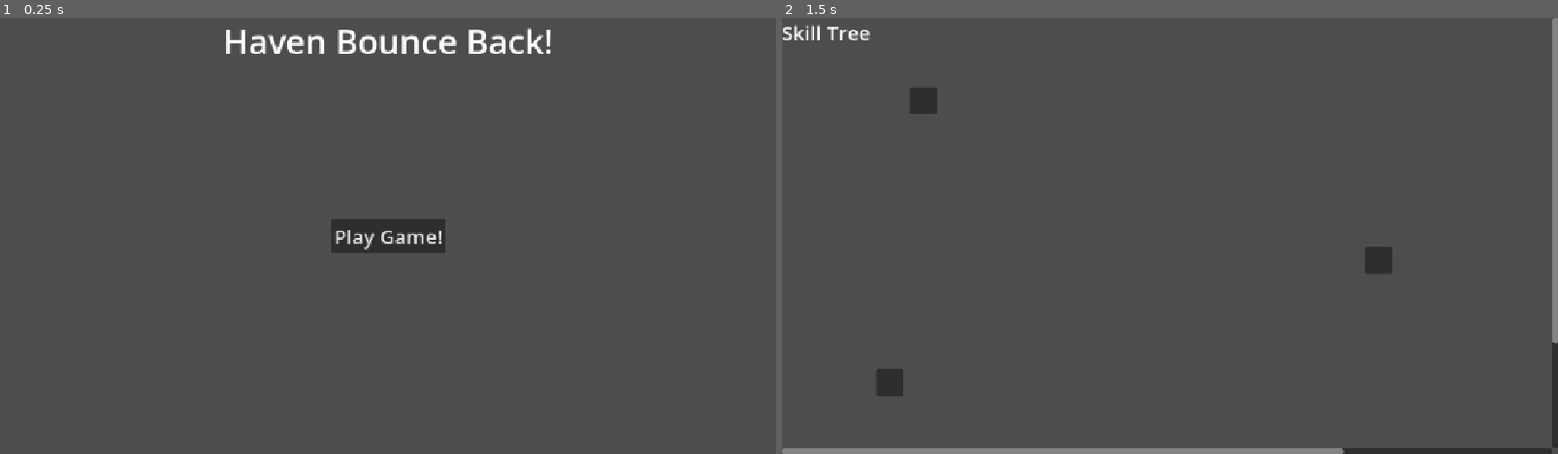
Above: before the commit, frames 1-2 (left to right).
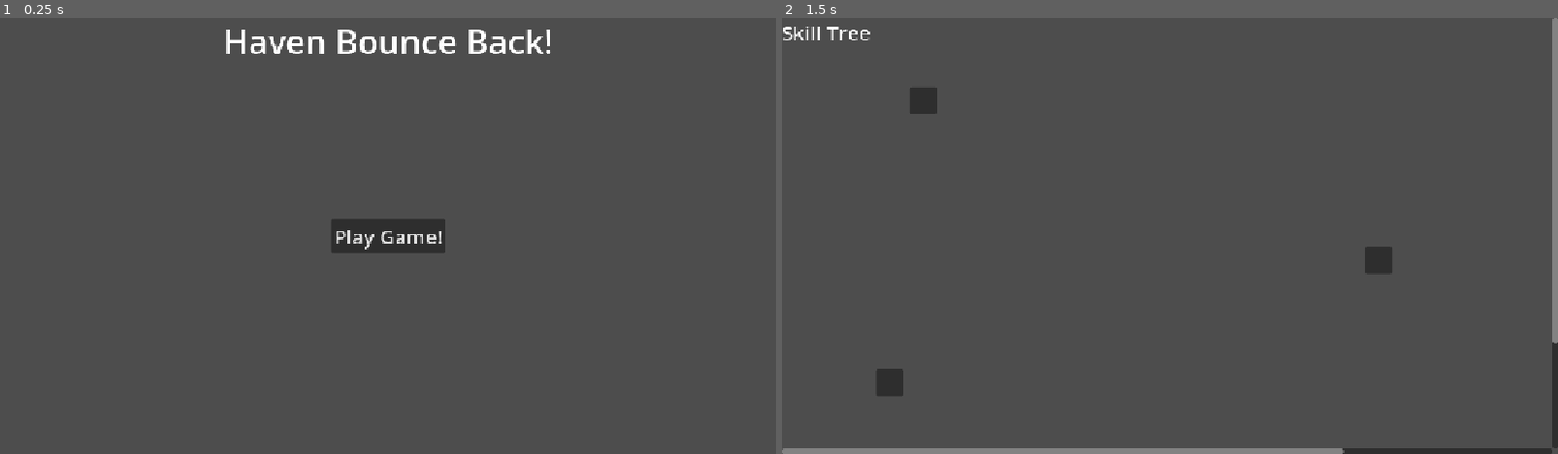
Above: after the commit, the same moments.

Repository: Auseawesome/HavenBounceBack
Game: Godot game, scene res://main.tscn
Two runs of this game, one before a commit and one after it. Both use one fixed random seed, a clock stepped at 60 frames per second and the inputs below.
Inputs:
- Up to frame 1 (0.25 s): no input
- Up to frame 2 (1.5 s): click "Play Game!" at 0.5 s; tap Enter at 1.25 s

The runs differ from the first frame. In frame 1, 0.4% of the frame differs, in the area x 29-71%, y 2-54%; in frame 2, less than 0.1%.

Commit message:
Add basic player with sprite and collision shape

Diff:
--- /dev/null
+++ b/player.tscn
@@ -0,0 +1,214 @@
+[gd_scene format=3 uid="uid://ca4ybc65x75lw"]
+
+[ext_resource type="Texture2D" uid="uid://b2t52fd3nved1" path="res://Slime1_Idle_with_shadow.png" id="1_4flbx"]
+
+[sub_resource type="PhysicsMaterial" id="PhysicsMaterial_udeww"]
+friction = 0.5
+bounce = 0.7
+
+[sub_resource type="AtlasTexture" id="AtlasTexture_onrkg"]
+atlas = ExtResource("1_4flbx")
+region = Rect2(0, 64, 64, 64)
+
+[sub_resource type="AtlasTexture" id="AtlasTexture_i3pqv"]
+atlas = ExtResource("1_4flbx")
+region = Rect2(64, 64, 64, 64)
+
+[sub_resource type="AtlasTexture" id="AtlasTexture_hqtel"]
+atlas = ExtResource("1_4flbx")
+region = Rect2(128, 64, 64, 64)
+
+[sub_resource type="AtlasTexture" id="AtlasTexture_sweqy"]
+atlas = ExtResource("1_4flbx")
+region = Rect2(192, 64, 64, 64)
+
+[sub_resource type="AtlasTexture" id="AtlasTexture_2hs0m"]
+atlas = ExtResource("1_4flbx")
+region = Rect2(256, 64, 64, 64)
+
+[sub_resource type="AtlasTexture" id="AtlasTexture_1jxqw"]
+atlas = ExtResource("1_4flbx")
+region = Rect2(320, 64, 64, 64)
+
+[sub_resource type="AtlasTexture" id="AtlasTexture_dw050"]
+atlas = ExtResource("1_4flbx")
+region = Rect2(0, 0, 64, 64)
+
+[sub_resource type="AtlasTexture" id="AtlasTexture_b26j0"]
+atlas = ExtResource("1_4flbx")
+region = Rect2(64, 0, 64, 64)
+
+[sub_resource type="AtlasTexture" id="AtlasTexture_n7ghd"]
+atlas = ExtResource("1_4flbx")
+region = Rect2(128, 0, 64, 64)
+
+[sub_resource type="AtlasTexture" id="AtlasTexture_nvl01"]
+atlas = ExtResource("1_4flbx")
+region = Rect2(192, 0, 64, 64)
+
+[sub_resource type="AtlasTexture" id="AtlasTexture_ivps1"]
+atlas = ExtResource("1_4flbx")
+region = Rect2(256, 0, 64, 64)
+
+[sub_resource type="AtlasTexture" id="AtlasTexture_urp6f"]
+atlas = ExtResource("1_4flbx")
+region = Rect2(320, 0, 64, 64)
+
+[sub_resource type="AtlasTexture" id="AtlasTexture_bwjto"]
+atlas = ExtResource("1_4flbx")
+region = Rect2(0, 128, 64, 64)
+
+[sub_resource type="AtlasTexture" id="AtlasTexture_606se"]
+atlas = ExtResource("1_4flbx")
+region = Rect2(64, 128, 64, 64)
+
+[sub_resource type="AtlasTexture" id="AtlasTexture_u1c27"]
+atlas = ExtResource("1_4flbx")
+region = Rect2(128, 128, 64, 64)
+
+[sub_resource type="AtlasTexture" id="AtlasTexture_op7ga"]
+atlas = ExtResource("1_4flbx")
+region = Rect2(192, 128, 64, 64)
+
+[sub_resource type="AtlasTexture" id="AtlasTexture_q13i1"]
+atlas = ExtResource("1_4flbx")
+region = Rect2(256, 128, 64, 64)
+
+[sub_resource type="AtlasTexture" id="AtlasTexture_pylmc"]
+atlas = ExtResource("1_4flbx")
+region = Rect2(320, 128, 64, 64)
+
+[sub_resource type="AtlasTexture" id="AtlasTexture_pbfsw"]
+atlas = ExtResource("1_4flbx")
+region = Rect2(0, 192, 64, 64)
+
+[sub_resource type="AtlasTexture" id="AtlasTexture_5tmop"]
+atlas = ExtResource("1_4flbx")
+region = Rect2(64, 192, 64, 64)
+
+[sub_resource type="AtlasTexture" id="AtlasTexture_7ahtn"]
+atlas = ExtResource("1_4flbx")
+region = Rect2(128, 192, 64, 64)
+
+[sub_resource type="AtlasTexture" id="AtlasTexture_7lmhl"]
+atlas = ExtResource("1_4flbx")
+region = Rect2(192, 192, 64, 64)
+
+[sub_resource type="AtlasTexture" id="AtlasTexture_dx0e4"]
+atlas = ExtResource("1_4flbx")
+region = Rect2(256, 192, 64, 64)
+
+[sub_resource type="AtlasTexture" id="AtlasTexture_jm5j8"]
+atlas = ExtResource("1_4flbx")
+region = Rect2(320, 192, 64, 64)
+
+[sub_resource type="SpriteFrames" id="SpriteFrames_0x1uw"]
+animations = [{
+"frames": [{
+"duration": 1.0,
+"texture": SubResource("AtlasTexture_onrkg")
+}, {
+"duration": 1.0,
+"texture": SubResource("AtlasTexture_i3pqv")
+}, {
+"duration": 1.0,
+"texture": SubResource("AtlasTexture_hqtel")
+}, {
+"duration": 1.0,
+"texture": SubResource("AtlasTexture_sweqy")
+}, {
+"duration": 1.0,
+"texture": SubResource("AtlasTexture_2hs0m")
+}, {
+"duration": 1.0,
+"texture": SubResource("AtlasTexture_1jxqw")
+}],
+"loop": 1,
+"name": &"idle_back",
+"speed": 6.0
+}, {
+"frames": [{
+"duration": 1.0,
+"texture": SubResource("AtlasTexture_dw050")
+}, {
+"duration": 1.0,
+"texture": SubResource("AtlasTexture_b26j0")
+}, {
+"duration": 1.0,
+"texture": SubResource("AtlasTexture_n7ghd")
+}, {
+"duration": 1.0,
+"texture": SubResource("AtlasTexture_nvl01")
+}, {
+"duration": 1.0,
+"texture": SubResource("AtlasTexture_ivps1")
+}, {
+"duration": 1.0,
+"texture": SubResource("AtlasTexture_urp6f")
+}],
+"loop": 1,
+"name": &"idle_front",
+"speed": 6.0
+}, {
+"frames": [{
+"duration": 1.0,
+"texture": SubResource("AtlasTexture_bwjto")
+}, {
+"duration": 1.0,
+"texture": SubResource("AtlasTexture_606se")
+}, {
+"duration": 1.0,
+"texture": SubResource("AtlasTexture_u1c27")
+}, {
+"duration": 1.0,
+"texture": SubResource("AtlasTexture_op7ga")
+}, {
+"duration": 1.0,
+"texture": SubResource("AtlasTexture_q13i1")
+}, {
+"duration": 1.0,
+"texture": SubResource("AtlasTexture_pylmc")
+}],
+"loop": 1,
+"name": &"idle_left",
+"speed": 6.0
+}, {
+"frames": [{
+"duration": 1.0,
+"texture": SubResource("AtlasTexture_pbfsw")
+}, {
+"duration": 1.0,
+"texture": SubResource("AtlasTexture_5tmop")
+}, {
+"duration": 1.0,
+"texture": SubResource("AtlasTexture_7ahtn")
+}, {
+"duration": 1.0,
+"texture": SubResource("AtlasTexture_7lmhl")
+}, {
+"duration": 1.0,
+"texture": SubResource("AtlasTexture_dx0e4")
+}, {
+"duration": 1.0,
+"texture": SubResource("AtlasTexture_jm5j8")
+}],
+"loop": 1,
+"name": &"idle_right",
+"speed": 6.0
+}]
+
+[sub_resource type="CapsuleShape2D" id="CapsuleShape2D_0x1uw"]
+radius = 7.0
+height = 16.0
+
+[node name="Player" type="RigidBody2D" unique_id=173866440]
+physics_material_override = SubResource("PhysicsMaterial_udeww")
+
+[node name="AnimatedSprite2D" type="AnimatedSprite2D" parent="." unique_id=1982680021]
+position = Vector2(0, -1)
+sprite_frames = SubResource("SpriteFrames_0x1uw")
+animation = &"idle_front"
+
+[node name="CollisionShape2D" type="CollisionShape2D" parent="." unique_id=1259458693]
+rotation = 1.5707964
+shape = SubResource("CapsuleShape2D_0x1uw")
--- a/project.godot
+++ b/project.godot
@@ -20,12 +20,17 @@
 window/stretch/mode="canvas_items"
 window/stretch/aspect="expand"
 
+[editor_plugins]
+
+enabled=PackedStringArray("res://addons/AsepriteWizard/plugin.cfg")
+
 [physics]
 
 3d/physics_engine="Jolt Physics"
 
 [rendering]
 
+textures/canvas_textures/default_texture_filter=0
 rendering_device/driver.windows="d3d12"
 renderer/rendering_method="gl_compatibility"
 renderer/rendering_method.mobile="gl_compatibility"
Binary file added: Slime1_Idle_with_shadow.png
Not shown, added: Slime1_Idle_with_shadow.png.import
Binary file added: Slime1_Run_with_shadow.png
Not shown, added: Slime1_Run_with_shadow.png.import
Binary file added: Slime1_Walk_with_shadow.png
Not shown, added: Slime1_Walk_with_shadow.png.import
